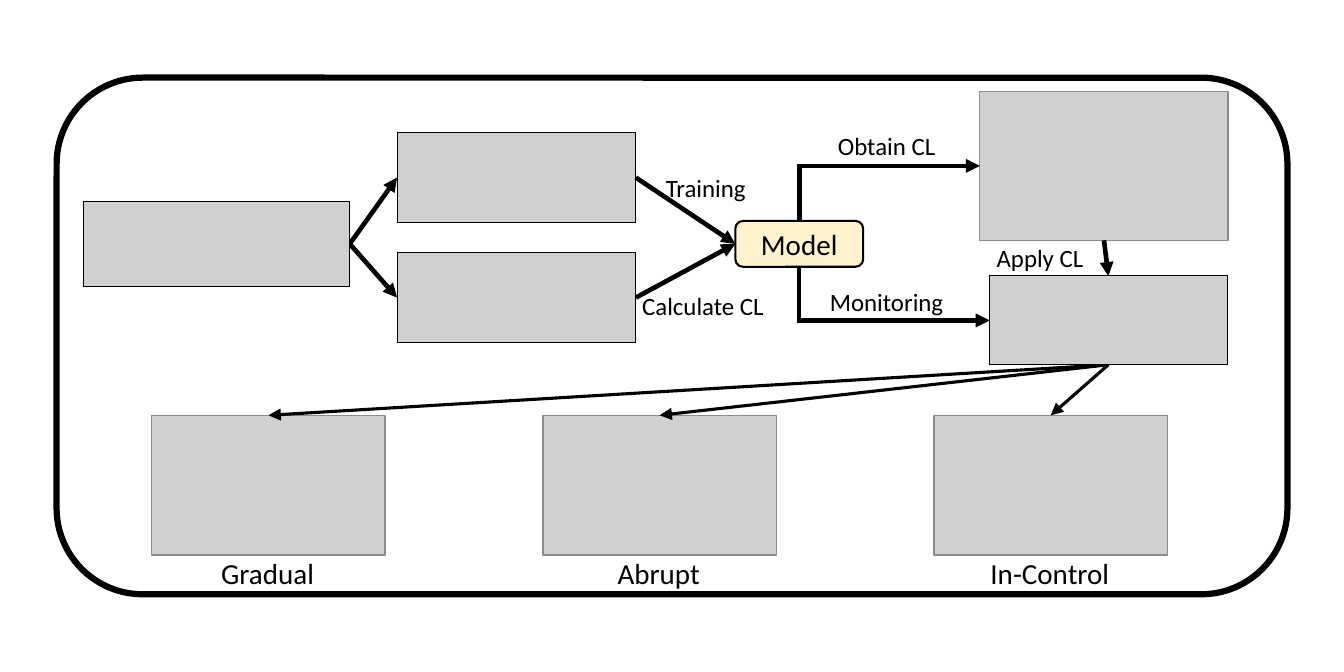
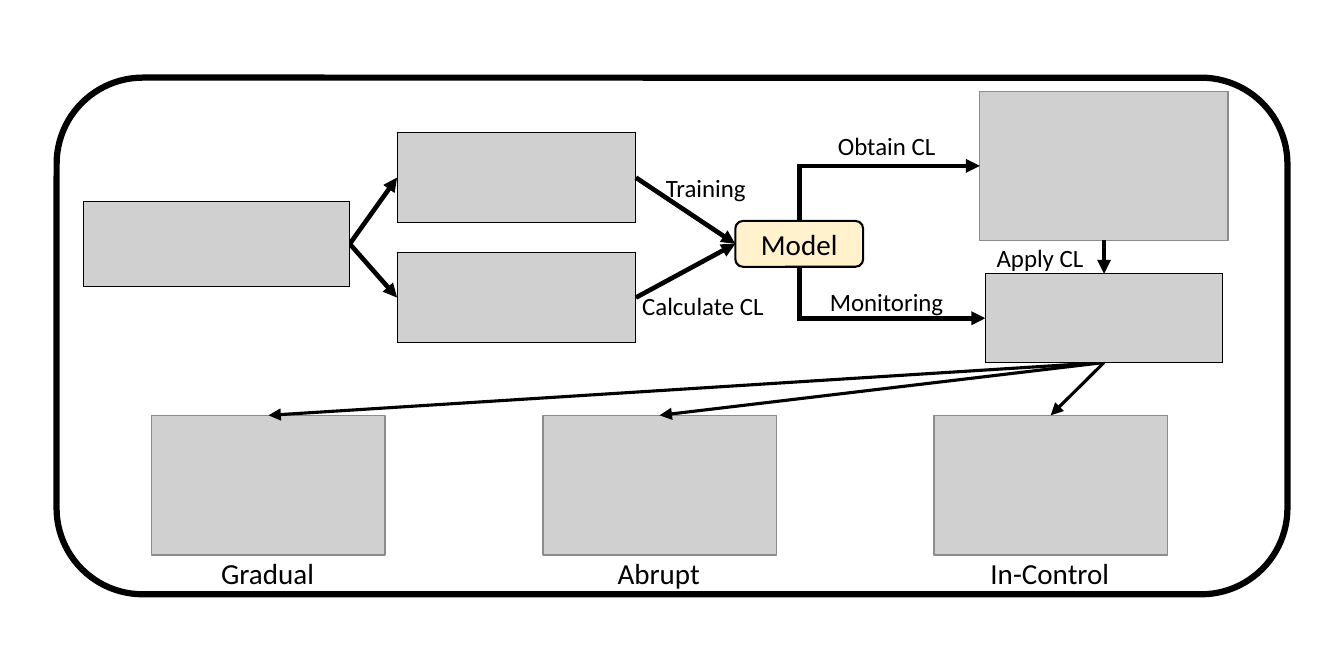
Before and after one commit to kgzhang0801/cd_paper, a slide deck: slide 5 of figures/v14/flow_chart/gen_fig_most_updated_1.pptx. Drawn at 1344x672 pixels with LibreOffice and Linux fonts; fonts in the diff are those of the drawing; grey boxes stand for pictures. Boxes give left, top, right and bottom in pixels: in the first picture for what was removed or moved away, otherwise in the second. Text is boxed around its words. In the diff, an @@ line names an element or a change of style, - is before the commit and + after.

```diff
--- a/figures/v14/flow_chart/gen_fig_most_updated_1.pptx
+++ b/figures/v14/flow_chart/gen_fig_most_updated_1.pptx
@@ elbow arrow moved from (799, 267) - (990, 321) to (799, 267) - (986, 318) @@
@@ arrow moved from (1104, 240) - (1108, 276) to (1104, 240) - (1104, 273) @@
@@ picture: place and size @@
-picture at [990,276,1228,364]
+picture at [986,273,1223,361]
@@ arrow moved from (1108, 364) - (269, 415) to (1104, 363) - (269, 415) @@
@@ arrow moved from (1108, 364) - (660, 415) to (1104, 363) - (660, 415) @@
@@ arrow moved from (1108, 364) - (1051, 415) to (1104, 363) - (1051, 415) @@
```
Also in this commit, not shown: 2 other files.
